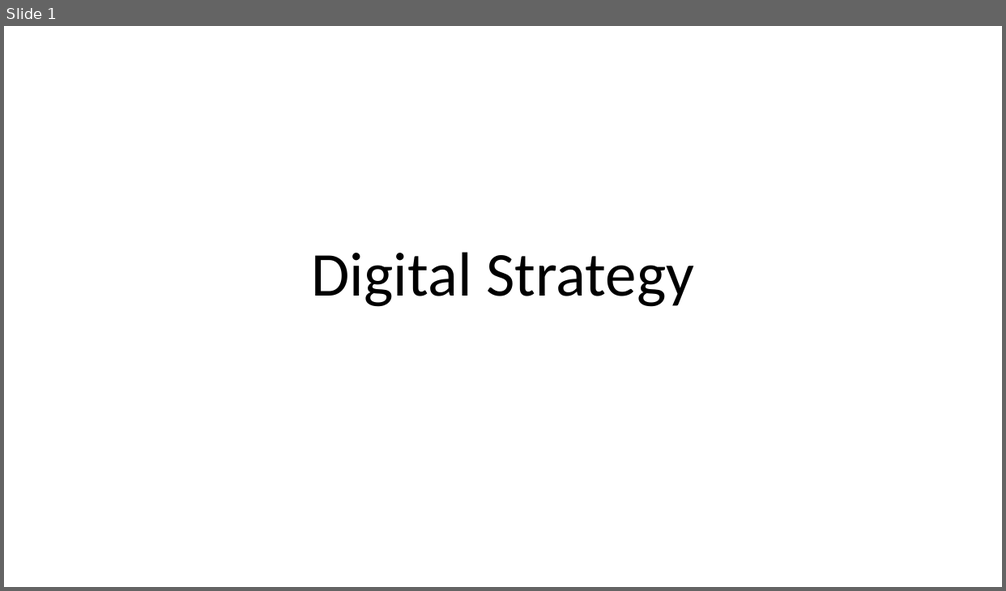
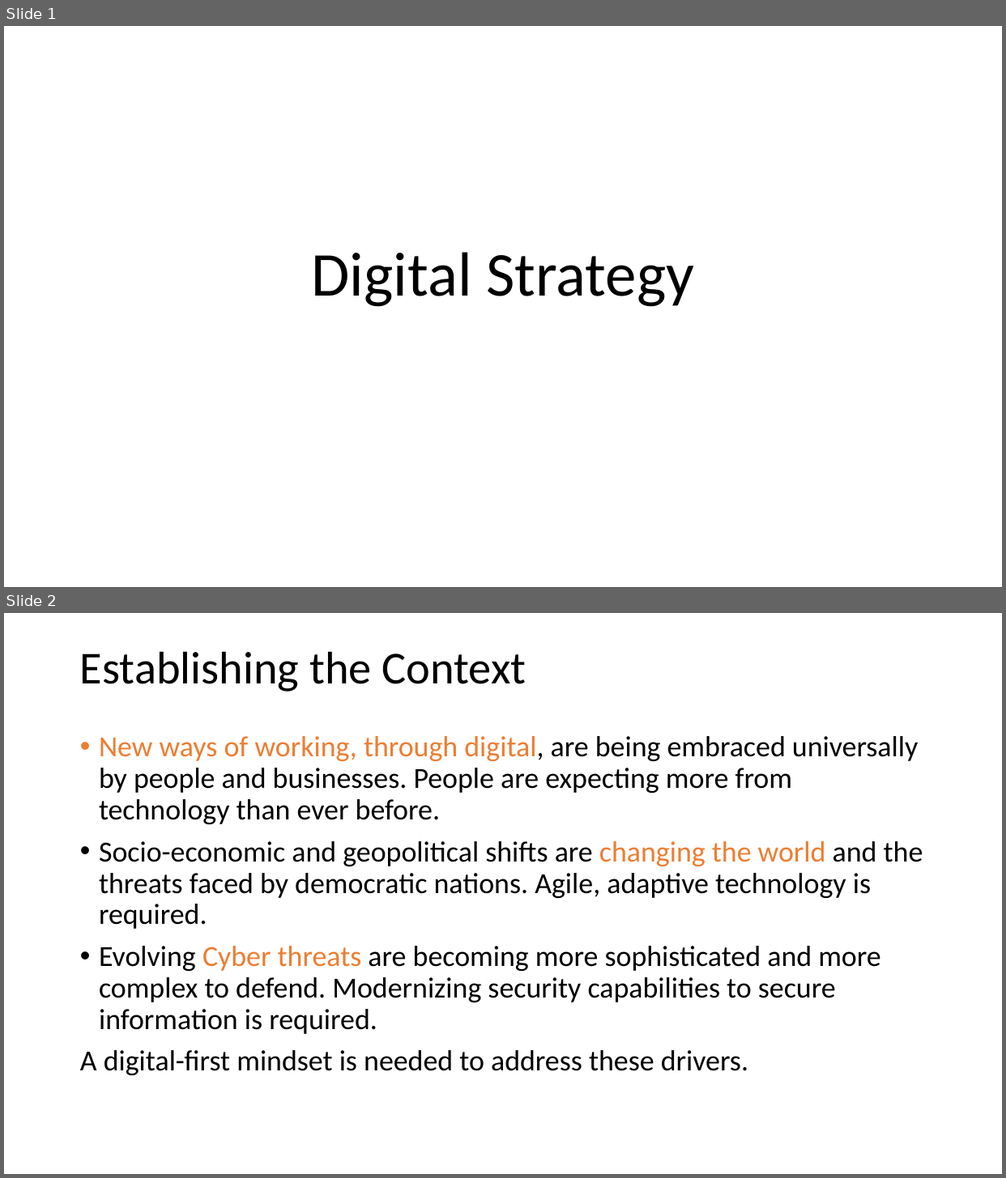
Before and after one commit to Gajol/IT-Notes, a slide deck: Enterprise Architecture/Digital Architecture/Digital Strategy.pptx. Shown one above the other, each under a label of ours: slide 1 before the commit, slides 1 and 2 after it. The pictures are 1006x591 and 1006x1178 pixels, drawn with LibreOffice and Linux fonts; fonts in the diff are those of the drawing. Boxes give left, top, right and bottom in pixels: in the first picture for what was removed or moved away, otherwise in the second. Text is boxed around its words. In the diff, an @@ line names an element or a change of style, - is before the commit and + after.

```diff
--- a/Enterprise Architecture/Digital Architecture/Digital Strategy.pptx
+++ b/Enterprise Architecture/Digital Architecture/Digital Strategy.pptx
@@ slide 2 added at (x1=4, y1=613, x2=1002, y2=1174), background #FFFFFF @@
@@ title added at (x1=80, y1=651, x2=526, y2=692), 44 pt, text #000000 @@
+Establishing the Context
@@ text added at (x1=80, y1=736, x2=923, y2=1076), 28 pt, text #000000 @@
+• New ways of working, through digital, are being embraced universally by people and businesses. People are expecting more from technology than ever before.
+• Socio-economic and geopolitical shifts are changing the world and the threats faced by democratic nations. Agile, adaptive technology is required.
+• Evolving Cyber threats are becoming more sophisticated and more complex to defend. Modernizing security capabilities to secure information is required.
+A digital-first mindset is needed to address these drivers.
```
Also in this commit, not shown: 23 other slides added, 42 other files.
